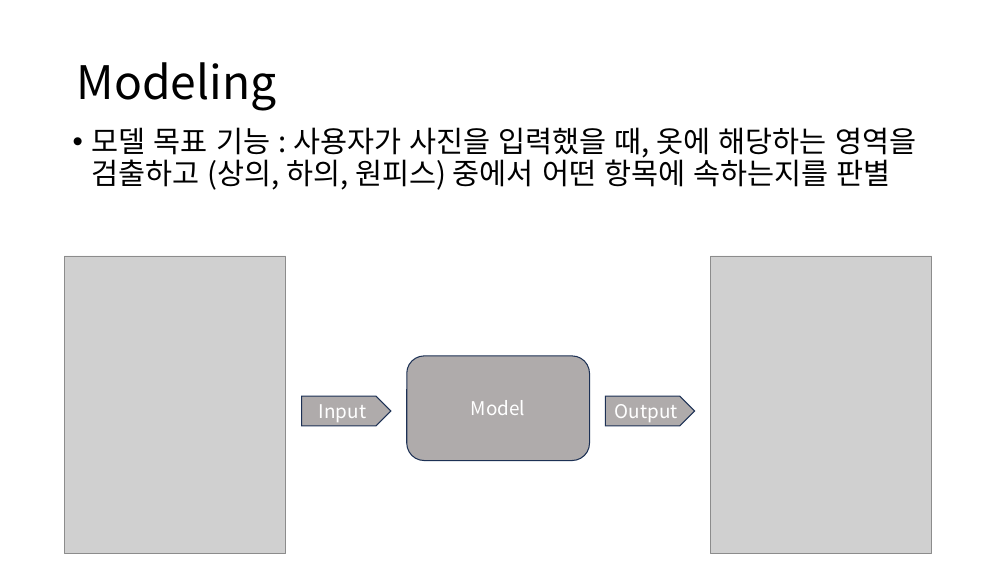
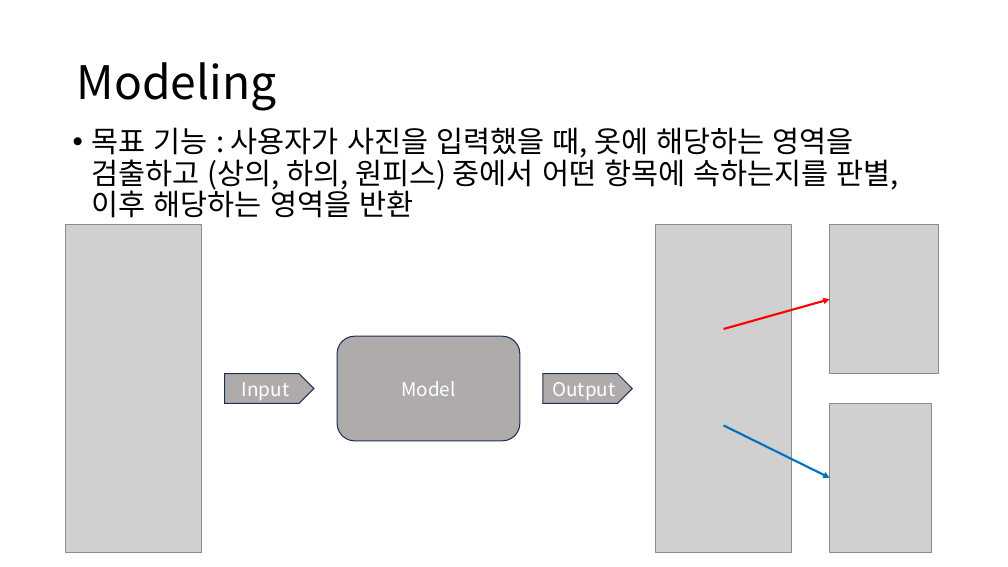
Before and after one commit to Playdata-G-DA35/DA35-final-team2-Item_Classification_RPA, a slide deck: slide 3 of documents/Clothes Detection 모델 보고서.pptx. Drawn at 1008x567 pixels with LibreOffice and Linux fonts; fonts in the diff are those of the drawing; grey boxes stand for pictures. Boxes give left, top, right and bottom in pixels: in the first picture for what was removed or moved away, otherwise in the second. Text is boxed around its words. In the diff, an @@ line names an element or a change of style, - is before the commit and + after.

```diff
--- a/documents/Clothes Detection 모델 보고서.pptx
+++ b/documents/Clothes Detection 모델 보고서.pptx
@@ text at [92, 127, 899, 218]: text changed @@
-• 모델 목표 기능 : 사용자가 사진을 입력했을 때, 옷에 해당하는 영역을 검출하고 (상의, 하의, 원피스) 중에서 어떤 항목에 속하는지를 판별
+• 목표 기능 : 사용자가 사진을 입력했을 때, 옷에 해당하는 영역을 검출하고 (상의, 하의, 원피스) 중에서 어떤 항목에 속하는지를 판별, 이후 해당하는 영역을 반환
@@ picture: place and size @@
-picture at [64, 256, 286, 554]
+picture at [65, 225, 201, 552]
@@ picture added at [656, 225, 792, 552] @@
@@ picture added at [830, 225, 938, 374] @@
@@ picture removed at [711, 256, 932, 554] @@
@@ arrow added from (724, 329) to (830, 299), #FF0000 2 pt @@
@@ rounded rectangle "Model": place and size @@
-rounded rectangle "Model" at [407, 356, 590, 461]
+rounded rectangle "Model" at [337, 337, 520, 441]
@@ pentagon arrow "Input": place and size @@
-pentagon arrow "Input" at [302, 396, 391, 426]
+pentagon arrow "Input" at [225, 374, 314, 403]
@@ pentagon arrow "Output": place and size @@
-pentagon arrow "Output" at [606, 396, 695, 426]
+pentagon arrow "Output" at [543, 374, 632, 403]
@@ picture added at [830, 404, 932, 553] @@
@@ arrow added from (724, 426) to (830, 478), #0070C0 2 pt @@
```
Also in this commit, not shown: 7 other slides changed, 4 slides added, 1 slide removed, 1 other file.
